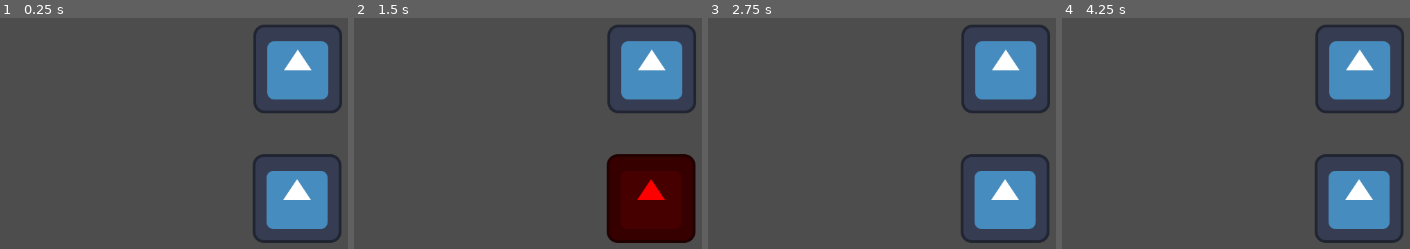
Above: before the commit, frames 1-4 (left to right).
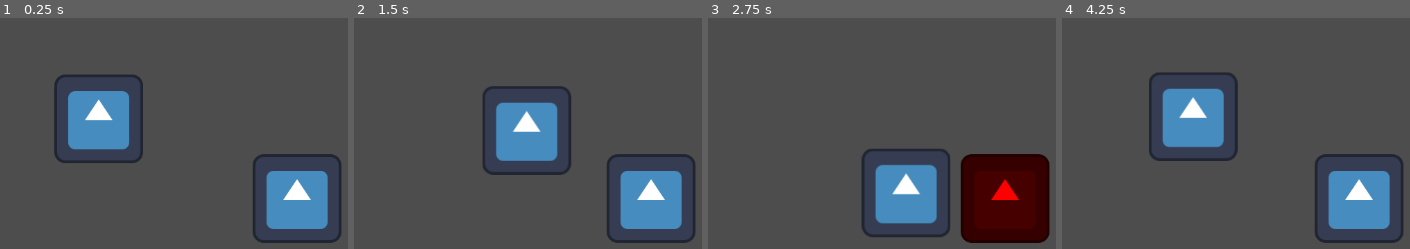
Above: after the commit, the same moments.

Repository: wottona/melee-rpg
Game: Godot game, scene res://test_world.tscn
The game is run twice, just before and just after one commit, with the same random seed, the same clock (stepped at 60 frames per second) and the same inputs. The engine's default icon, where the game draws it, is replaced by a stand-in: a white triangle on a blue panel in a dark square.
Inputs:
- Up to frame 1 (0.25 s): no input
- Up to frame 2 (1.5 s): tap Enter at 0.5 s; hold D (move_right) 0.53-1.28 s; tap Space (attack, bound only after the commit) at 0.6, 1.35 s; hold S (move_down) from 1.28 s (still down)
- Up to frame 3 (2.75 s): release S (move_down) at 2.03 s; hold D (move_right) from 2.03 s (still down); tap Space (attack, bound only after the commit) at 2.1 s
- Up to frame 4 (4.25 s): tap Space (attack, bound only after the commit) at 2.75, 2.85, 3.6 s; release D (move_right) at 2.78 s; hold W (move_up) 2.78-3.53 s; hold A (move_left) from 3.53 s (still down)

The runs differ from the first frame. In frame 1, 11% of the frame differs, in the area x 15-99%, y 3-63%; in frame 2, 21%, in the area x 37-99%, y 3-98%; in frame 3, 21%; in frame 4, 12%.

Commit message:
feat: implement normalised movement and 0.2s player attack state window

Diff:
--- a/PlayerController.gd
+++ b/PlayerController.gd
@@ -1,31 +1,64 @@
-# /Users/andrewwotton/melee-rpg/PlayerController.gd
 extends CharacterBody2D
 
-## Engine configuration for top-down 4-way kinematic movement.
-## Handles normalized diagonal velocity to prevent speed compounding.
+# Movement configuration
+@export var speed: float = 200.0
 
-@export_category("Movement Attributes")
-@export var movement_speed: float = 300.0
-@export var friction: float = 0.25
+# Node references - Adjust paths if your names differ exactly
+@onready var player_hitbox: Area2D = $PlayerHitbox
+@onready var hitbox_collision: CollisionShape2D = $PlayerHitbox/CollisionShape2D
 
-func _physics_process(_delta: float) -> void:
-	_handle_movement_input()
+# Simple state tracking
+var is_attacking: bool = false
+var attack_duration: float = 0.2
+var attack_timer: float = 0.0
 
-func _handle_movement_input() -> void:
-	var input_direction: Vector2 = Vector2.ZERO
+func _ready() -> void:
+	# Ensure the hitbox is strictly disabled when the game starts
+	if hitbox_collision:
+		hitbox_collision.disabled = true
+	else:
+		push_error("PlayerController: CollisionShape2D not found under PlayerHitbox!")
 
-	# Read concrete input values from the configured Input Map
-	input_direction.x = Input.get_action_strength("move_right") - Input.get_action_strength("move_left")
-	input_direction.y = Input.get_action_strength("move_down") - Input.get_action_strength("move_up")
+func _physics_process(delta: float) -> void:
+	if is_attacking:
+		_handle_attack_state(delta)
+	else:
+		_handle_movement_state()
 
-	# Prevent diagonal movement from being faster than straight movement
-	if input_direction.length() > 0.0:
-		input_direction = input_direction.normalized()
-		# Direct velocity calculation via vector multiplication
-		velocity = input_direction * movement_speed
+## Handles player movement when not locked in an attack animation/state
+func _handle_movement_state() -> void:
+	# Updated to match your custom Input Map actions
+	var direction := Input.get_vector("move_left", "move_right", "move_up", "move_down")
+
+	if direction != Vector2.ZERO:
+		# Explicitly normalize to guarantee consistent diagonal speed
+		velocity = direction.normalized() * speed
 	else:
-		# Apply smooth deceleration when no keys are pressed
-		velocity = velocity.move_toward(Vector2.ZERO, movement_speed * friction)
+		velocity = velocity.move_toward(Vector2.ZERO, speed)
 
-	# Execute frame-rate independent physics translation
 	move_and_slide()
+
+	# Check for attack trigger
+	if Input.is_action_just_pressed("attack"):
+		_start_attack()
+
+## Initiates the attack state and opens the hitbox window
+func _start_attack() -> void:
+	is_attacking = true
+	attack_timer = attack_duration
+	velocity = Vector2.ZERO # Halt movement during the attack swing
+
+	if hitbox_collision:
+		hitbox_collision.disabled = false
+
+## Tracks the attack window duration and closes it upon expiration
+func _handle_attack_state(delta: float) -> void:
+	attack_timer -= delta
+	if attack_timer <= 0.0:
+		_end_attack()
+
+## Resets the player back to the movement state and disables the hitbox
+func _end_attack() -> void:
+	is_attacking = false
+	if hitbox_collision:
+		hitbox_collision.disabled = true
--- a/project.godot
+++ b/project.godot
@@ -46,6 +46,12 @@
 , Object(InputEventKey,"resource_local_to_scene":false,"resource_name":"","device":-1,"window_id":0,"alt_pressed":false …(186 unchanged characters)…
 ]
 }
+attack={
+"deadzone": 0.2,
+"events": [Object(InputEventKey,"resource_local_to_scene":false,"resource_name":"","device":-1,"window_id":0,"alt_pressed":false,"shift_pressed":false,"ctrl_pressed":false,"meta_pressed":false,"pressed":false,"keycode":0,"physical_keycode":32,"key_label":0,"unicode":32,"location":0,"echo":false,"script":null)
+, Object(InputEventKey,"resource_local_to_scene":false,"resource_name":"","device":-1,"window_id":0,"alt_pressed":false,"shift_pressed":false,"ctrl_pressed":false,"meta_pressed":false,"pressed":false,"keycode":0,"physical_keycode":4194438,"key_label":0,"unicode":48,"location":0,"echo":false,"script":null)
+]
+}
 
 [physics]
 
--- a/test_world.tscn
+++ b/test_world.tscn
@@ -1,41 +1,27 @@
 [gd_scene format=3 uid="uid://dfi2nubte8gdq"]
 
-[ext_resource type="Script" uid="uid://mtdg5lx1o5gu" path="res://Hurtbox.gd" id="1_dxppu"]
-[ext_resource type="Script" uid="uid://c6uvbgcw74f0e" path="res://TargetDummy.gd" id="2_dsnr4"]
 [ext_resource type="Texture2D" uid="uid://day2liroimu70" path="res://icon.svg" id="3_1lwx6"]
 [ext_resource type="Script" uid="uid://dyexlul1dlyx6" path="res://PlayerController.gd" id="4_lf0gk"]
 [ext_resource type="Script" uid="uid://d37r704shnfas" path="res://Hitbox.gd" id="5_lf0gk"]
 [ext_resource type="PackedScene" uid="uid://dx3g5g58f7yud" path="res://enemy.tscn" id="6_cnaw2"]
 
-[sub_resource type="CircleShape2D" id="CircleShape2D_dsnr4"]
+[sub_resource type="CircleShape2D" id="CircleShape2D_cnaw2"]
 radius = 80.0
 
 [sub_resource type="CircleShape2D" id="CircleShape2D_lf0gk"]
 radius = 80.0
 
-[sub_resource type="CircleShape2D" id="CircleShape2D_cnaw2"]
-radius = 80.0
-
 [node name="TestWorld" type="Node2D" unique_id=1071411897]
-
-[node name="DummyTarget" type="Node2D" parent="." unique_id=983430175]
-position = Vector2(400, 200)
-script = ExtResource("2_dsnr4")
-
-[node name="Sprite2D" type="Sprite2D" parent="DummyTarget" unique_id=1886888419]
-position = Vector2(87, 28)
-texture = ExtResource("3_1lwx6")
-
-[node name="EnemyHurtbox" type="Area2D" parent="DummyTarget" unique_id=1216615211]
-script = ExtResource("1_dxppu")
-
-[node name="CollisionShape2D2" type="CollisionShape2D" parent="DummyTarget/EnemyHurtbox" unique_id=793743676]
-position = Vector2(86, 33)
-shape = SubResource("CircleShape2D_dsnr4")
 
 [node name="Player" type="CharacterBody2D" parent="." unique_id=354990783]
 position = Vector2(200, 300)
 script = ExtResource("4_lf0gk")
+
+[node name="Visual" type="Sprite2D" parent="Player" unique_id=1267151564]
+texture = ExtResource("3_1lwx6")
+
+[node name="CollisionShape2D" type="CollisionShape2D" parent="Player" unique_id=1826681710]
+shape = SubResource("CircleShape2D_cnaw2")
 
 [node name="PlayerHitbox" type="Area2D" parent="Player" unique_id=1273072699]
 collision_layer = 0
@@ -44,10 +30,5 @@
 [node name="CollisionShape2D" type="CollisionShape2D" parent="Player/PlayerHitbox" unique_id=1372115704]
 shape = SubResource("CircleShape2D_lf0gk")
 
-[node name="CollisionShape2D" type="CollisionShape2D" parent="Player" unique_id=1826681710]
-shape = SubResource("CircleShape2D_cnaw2")
-
 [node name="Enemy" parent="." unique_id=1923604664 instance=ExtResource("6_cnaw2")]
 position = Vector2(486, 415)
-
-[connection signal="area_entered" from="DummyTarget/EnemyHurtbox" to="DummyTarget/EnemyHurtbox" method="_on_area_entered"]
